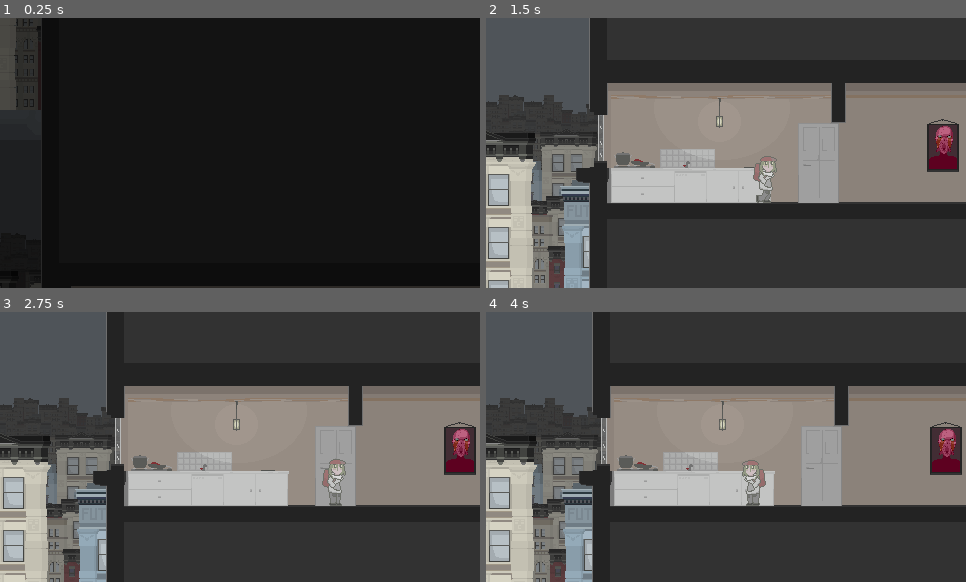
Above: before the commit, frames 1-4 (two rows, left to right).
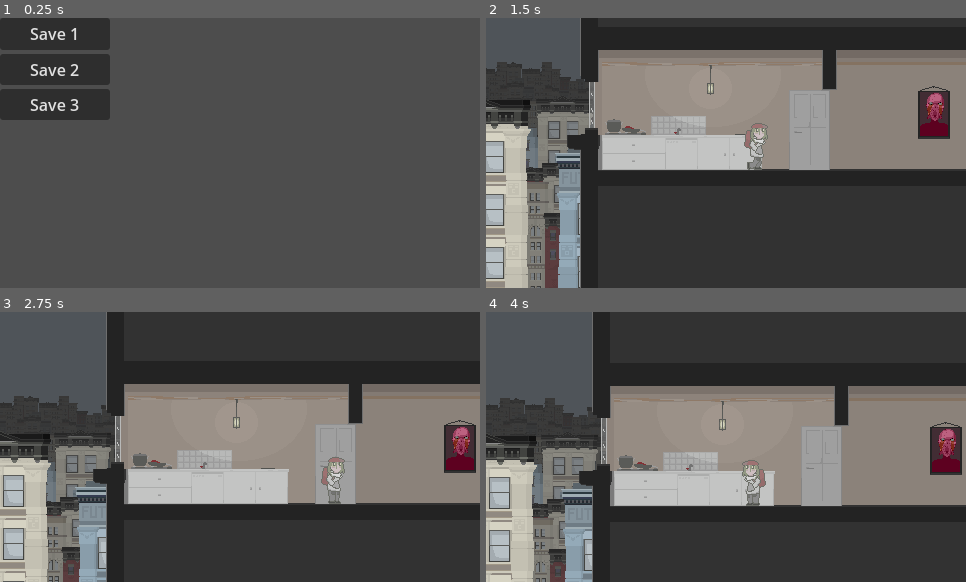
Above: after the commit, the same moments.

Repository: MaviTurnusol/Feline-Hunt-1999
Game: Godot game, scene res://main_menu.tscn
Same seed, same stepped clock (60 frames per second), same inputs: the game is played once before the commit and once after it. Before the commit the project starts from res://apartment_scene_main.tscn.
Inputs (mouse positions are in pixels of both pictures, inside the frame that each line leads up to):
- Up to frame 1 (0.25 s): no input
- Up to frame 2 (1.5 s): click (538, 34) at 0.5 s, where only the run after the commit has a clickable "Save 1"; move the mouse to (831, 139) at 1.27 s; hold D (right) from 1.28 s (still down); hold Shift (run) from 1.28 s (still down); click (831, 139) at 1.42 s
- Up to frame 3 (2.75 s): release D (right) at 2 s; release Shift (run) at 2 s; drag from (144, 460) to (216, 501) at 2.02 s
- Up to frame 4 (4 s): move the mouse to (774, 387) at 2.77 s; press the mouse at (774, 387) at 2.78 s; hold A (left) 2.78-3.5 s; tap Shift (run) at 3.05 s; release the mouse at (774, 387) at 3.5 s; drag from (702, 501) to (582, 406) at 3.52 s

The runs differ from the first frame. In frame 1, 98% of the frame differs, in the area x 0-100%, y 0-100%; in frame 2, 41%; in frame 3, 5.9%; in frame 4, nothing differs.

Commit message:
Main Menu Update 1

Diff:
--- /dev/null
+++ b/main_menu.gd
@@ -0,0 +1,38 @@
+extends Control
+
+
+# Called when the node enters the scene tree for the first time.
+func _ready():
+	pass # Replace with function body.
+
+
+# Called every frame. 'delta' is the elapsed time since the previous frame.
+func _process(delta):
+	pass
+
+
+func _on_button_pressed():
+	if FileAccess.file_exists("user://save1.json"):
+		UnlimitedRulebook.load_game(UnlimitedRulebook.SAVE_PATH_1)
+	else:
+		UnlimitedRulebook.save_game(UnlimitedRulebook.SAVE_PATH_1)
+		UnlimitedRulebook.load_game(UnlimitedRulebook.SAVE_PATH_1)
+	pass # Replace with function body.
+
+
+func _on_button_2_pressed():
+	if FileAccess.file_exists("user://save2.json"):
+		UnlimitedRulebook.load_game(UnlimitedRulebook.SAVE_PATH_2)
+	else:
+		UnlimitedRulebook.save_game(UnlimitedRulebook.SAVE_PATH_2)
+		UnlimitedRulebook.load_game(UnlimitedRulebook.SAVE_PATH_2)
+	pass # Replace with function body.
+
+
+func _on_button_3_pressed():
+	if FileAccess.file_exists("user://save3.json"):
+		UnlimitedRulebook.load_game(UnlimitedRulebook.SAVE_PATH_3)
+	else:
+		UnlimitedRulebook.save_game(UnlimitedRulebook.SAVE_PATH_3)
+		UnlimitedRulebook.load_game(UnlimitedRulebook.SAVE_PATH_3)
+	pass # Replace with function body.
--- /dev/null
+++ b/main_menu.tscn
@@ -0,0 +1,36 @@
+[gd_scene load_steps=2 format=3 uid="uid://dq1648ijek38v"]
+
+[ext_resource type="Script" path="res://main_menu.gd" id="1_cfijx"]
+
+[node name="MainMenu" type="Control"]
+layout_mode = 3
+anchors_preset = 15
+anchor_right = 1.0
+anchor_bottom = 1.0
+grow_horizontal = 2
+grow_vertical = 2
+script = ExtResource("1_cfijx")
+
+[node name="Button" type="Button" parent="."]
+layout_mode = 0
+offset_right = 110.0
+offset_bottom = 32.0
+text = "Save 1"
+
+[node name="Button2" type="Button" parent="."]
+layout_mode = 0
+offset_top = 36.0
+offset_right = 110.0
+offset_bottom = 67.0
+text = "Save 2"
+
+[node name="Button3" type="Button" parent="."]
+layout_mode = 0
+offset_top = 71.0
+offset_right = 110.0
+offset_bottom = 91.0
+text = "Save 3"
+
+[connection signal="pressed" from="Button" to="." method="_on_button_pressed"]
+[connection signal="pressed" from="Button2" to="." method="_on_button_2_pressed"]
+[connection signal="pressed" from="Button3" to="." method="_on_button_3_pressed"]
--- a/project.godot
+++ b/project.godot
@@ -11,7 +11,7 @@
 [application]
 
 config/name="Feline Hunt 1999"
-run/main_scene="res://apartment_scene_main.tscn"
+run/main_scene="res://main_menu.tscn"
 config/features=PackedStringArray("4.3", "Forward Plus")
 config/icon="res://icon.svg"
 
Not shown, changed: Feline Hunt 1999.pck
